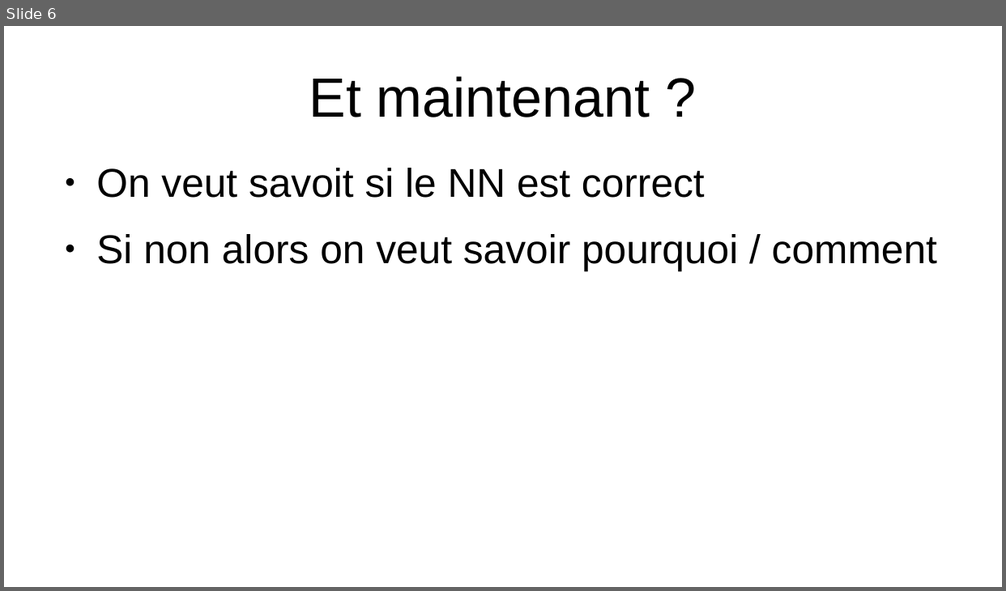
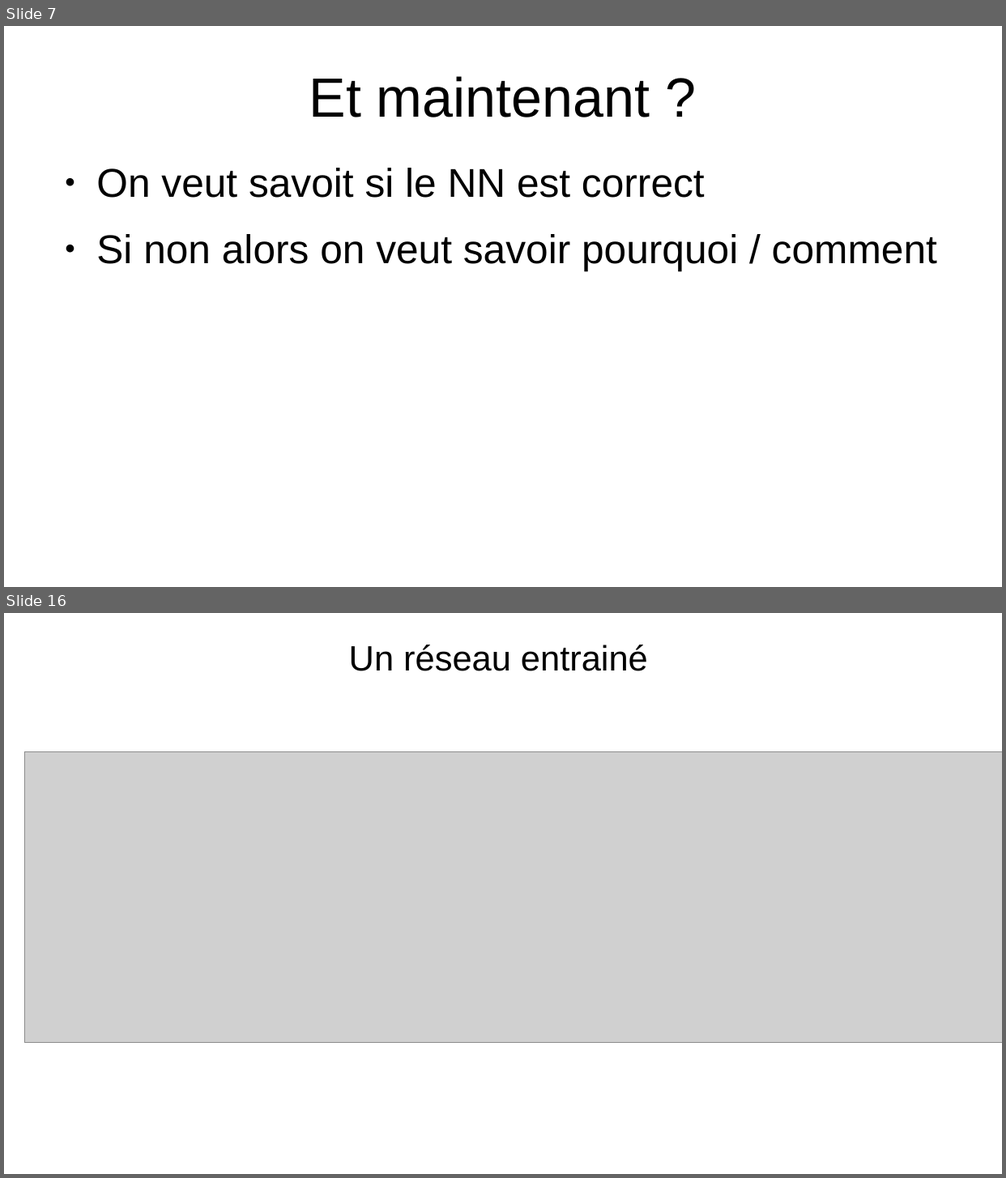
Before and after one commit to Romain-Brg/NN_scheduler_5G, a slide deck: cours_NN.odp. Shown one above the other, each under a label of ours: slide 6 before the commit, slides 7 and 16 after it; the slides between them are not shown. The pictures are 1006x591 and 1006x1178 pixels, drawn with LibreOffice and Linux fonts; fonts in the diff are those of the drawing; grey boxes stand for pictures. Boxes give left, top, right and bottom in pixels: in the first picture for what was removed or moved away, otherwise in the second. Text is boxed around its words. In the diff, an @@ line names an element or a change of style, - is before the commit and + after.

```diff
--- a/cours_NN.odp
+++ b/cours_NN.odp
@@ slide 16 added at (4, 613, 1002, 1174), background #FFFFFF @@
@@ title added at (349, 645, 648, 671), 28 pt, text #000000 @@
+Un réseau entrainé
@@ picture added at (25, 752, 1002, 1043) @@
@@ what was slide 6 is now slide 7 @@
```
Also in this commit, not shown: 4 slides changed, 8 other slides added, 1 slide removed, 10 other files.
